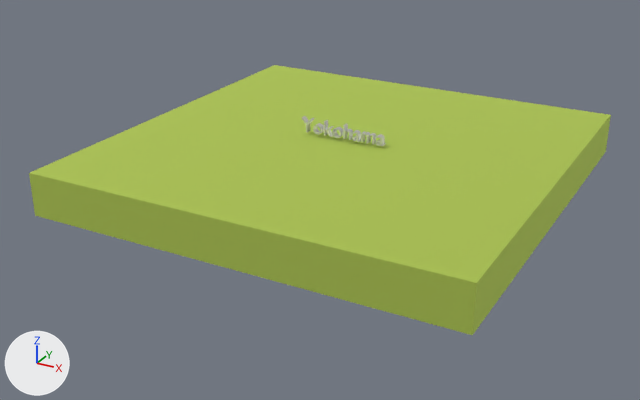
Before and after pictures for a commit that changed the Blender file otherfiles/blenderData/yokohama_logo.blend.
Rendered twice from a 50 mm camera at (20.2, -34.8, 15.1) aimed at (1.8, -1.3, -1.6). Arrows for +X, +Y and +Z are at lower left; the lights stay in place. Text is drawn in Blender's own font.

Script lines for the objects in view, before the commit:
```python
mat_material_001 = principled_material('Material.001')
mat_material_001.base_color = (0.8, 0.8, 0.8)  # white #e7e7e7
mat_material_001.metallic = 0.827
mat_material_001.specular_ior_level = 0.62
me_cube = bpy.data.meshes.new('Cube')
me_cube.from_pydata(...)  # a box spanning x -1.0..1.0, y -1.0..1.0, z -1.0..1.0
me_cube.materials.append(mat_material)  # green #cde767
# before: 0 (1.0, 1.0, 1.0) at pixel (610, 114), 1 (1.0, 1.0, -1.0) at pixel (605, 151), 2 (1.0, -1.0, 1.0) at pixel (476, 282), 3 (1.0, -1.0, -1.0) at pixel (472, 335), 4 (-1.0, 1.0, 1.0) at pixel (274, 65)
# before: 5 (-1.0, 1.0, -1.0), 6 (-1.0, -1.0, 1.0) at pixel (29, 172), 7 (-1.0, -1.0, -1.0) at pixel (35, 215)
txt_yokohama = bpy.data.curves.new('Yokohama', 'FONT')
txt_yokohama.body = 'Yokohama'
txt_yokohama.materials.append(mat_material_001)  # white #e7e7e7
txt_yokohama.extrude = 0.14
ob_cube = bpy.data.objects.new('Cube', me_cube)
ob_cube.location = (2.43, 0.0, 0.0)
ob_cube.scale = (10.0, 10.0, 1.0)
ob_yoohama = bpy.data.objects.new('yoohama', txt_yokohama)
ob_yoohama.location = (0.14, 0.0, 1.15)
ob_yoohama.rotation_euler = (1.571, 0.0, 0.0)  # degrees (90, 0, 0)
```
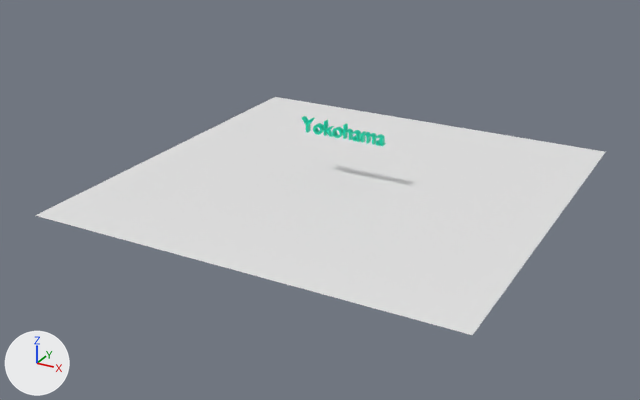
The newer file is also turned or shifted as a whole; pictures and numbers use the older file's frame.

The edits, one by one:
Material 'Material.001' (mat_material_001) changes colour from white #e7e7e7 to cyan #00e7bb; in linear values from (0.8, 0.8, 0.8) to (0.0, 0.8, 0.497).
me_cube is used by ob_cube; location (2.43, 0.0, 0.0); scale (10.0, 10.0, 1.0).
Verts and faces of me_cube; kept vertices keep their numbers, new ones are numbered from 8.
me_cube had 8 vertices, 6 faces and spanned x -1.0..1.0, y -1.0..1.0, z -1.0..1.0.
me_cube no longer uses material mat_material (green #cde767).
me_cube now has 4 vertices, 1 face and spans x -1.0..1.0, y -1.0..1.0, z -1.0.
Part 1, on me_cube:
Vertices deleted: 0, 2, 4, 6 (with the faces that use them).
Faces deleted: (1, 3, 7, 5).
New faces: (1, 5, 7, 3).
me_cube part 2: 1 face spanning x -1.0..1.0, y -1.0..1.0, z -1.0 switches from mat_material (green #cde767) to no material.

Pixel boxes (x1, y1, x2, y2) of what changed, in the pictures (640 x 400 px):
'Cube', reshaped (12% shorter): before (29, 65, 611, 335); after (35, 97, 605, 335)
'yoohama', recoloured: (301, 116, 386, 146) in both
part 1 of me_cube, cut back (green): before (29, 65, 611, 335)
part 2 of me_cube, recoloured: after (35, 97, 605, 335)
